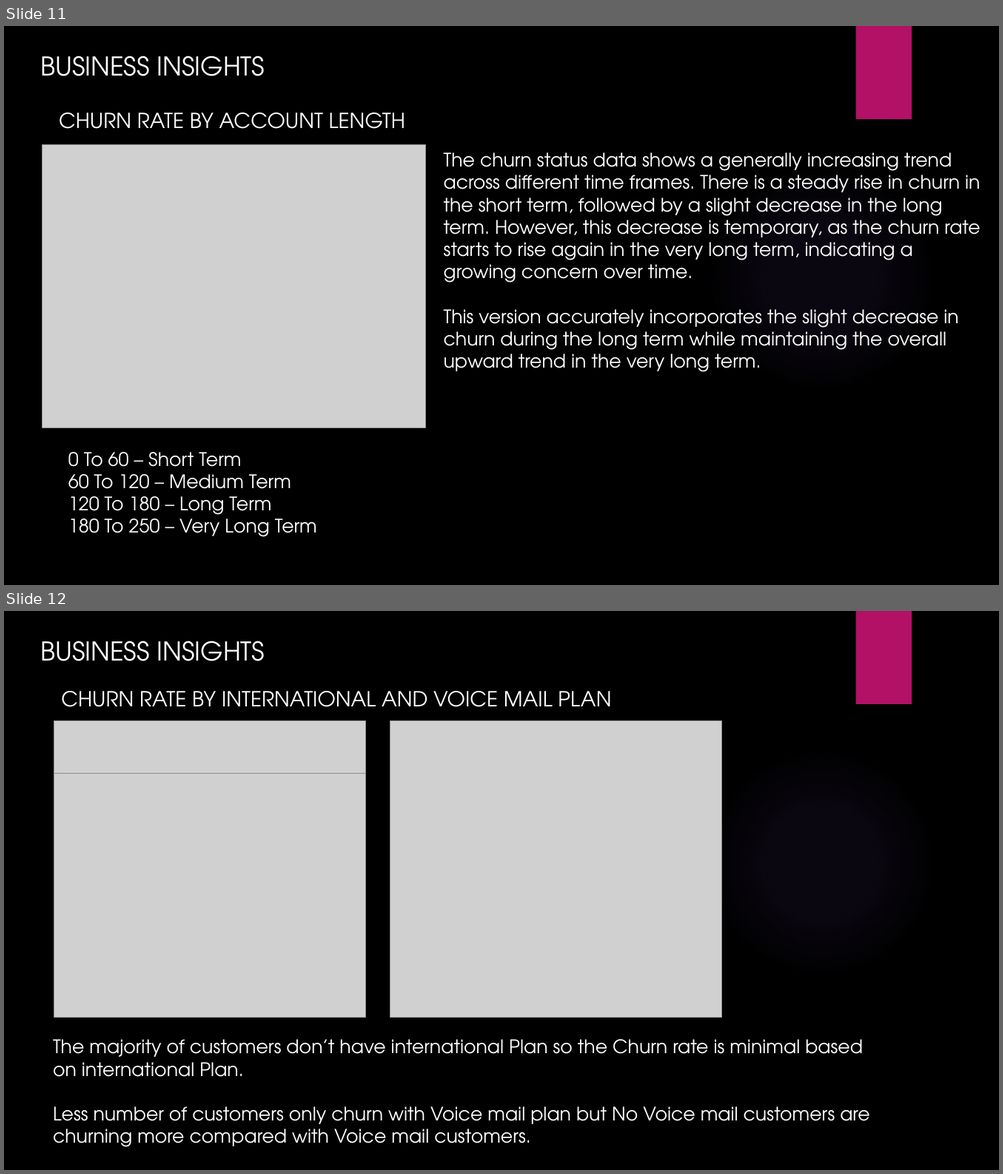
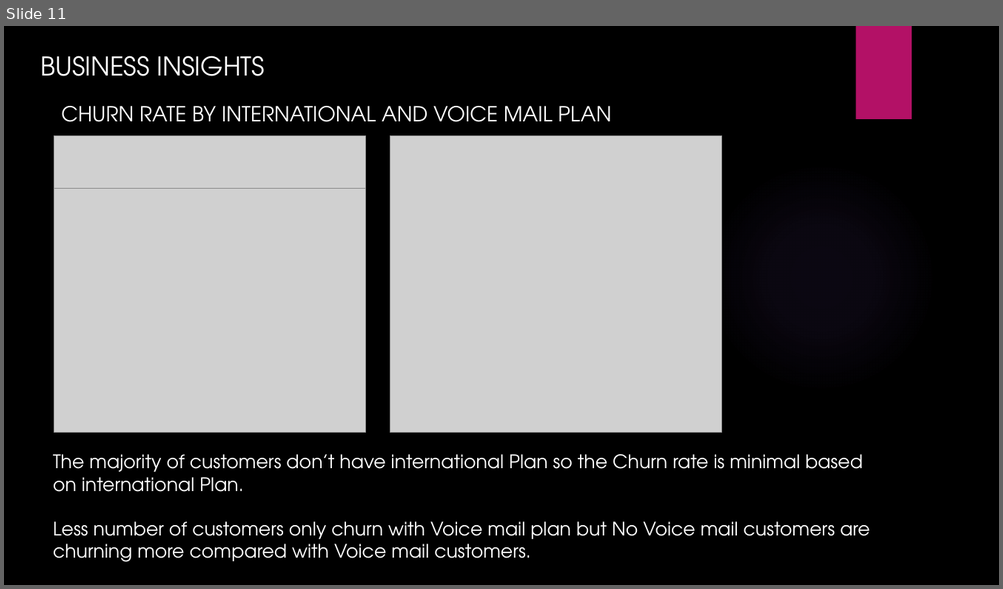
Before and after one commit to MariaBurke-sal/Telecom-Churn, a slide deck: Analyzing Telecom Churn Data for Business Insights and.pptx. Shown one above the other, each under a label of ours: slides 11 and 12 before the commit, slide 11 after it. The pictures are 1003x1174 and 1003x589 pixels, drawn with LibreOffice and Linux fonts; fonts in the diff are those of the drawing; grey boxes stand for pictures; background and template pictures are left out. Boxes give left, top, right and bottom in pixels: in the first picture for what was removed or moved away, otherwise in the second. Text is boxed around its words. In the diff, an @@ line names an element or a change of style, - is before the commit and + after.

```diff
--- a/Analyzing Telecom Churn Data for Business Insights and.pptx
+++ b/Analyzing Telecom Churn Data for Business Insights and.pptx
@@ slide 11 removed at box(4, 26, 999, 585), background picture (left out); not listed: 2 template elements that a slide beside it also shows @@
@@ text removed at box(40, 56, 264, 76) @@
-BUSINESS INSIGHTS
@@ text removed at box(59, 113, 405, 129) @@
-CHURN RATE BY ACCOUNT LENGTH
@@ picture removed at box(42, 144, 426, 428) @@
@@ text removed at box(444, 153, 979, 372) @@
-The churn status data shows a generally increasing trend across different time frames. There is a steady rise in churn in the short term, followed by a slight decrease in the long term. However, this decrease is temporary, as the churn rate starts to rise again in the very long term, indicating a growing concern over time.
-This version accurately incorporates the slight decrease in churn during the long term while maintaining the overall upward trend in the very long term.
@@ text removed at box(68, 452, 317, 537) @@
-0 To 60 – Short Term
-60 To 120 – Medium Term
-120 To 180 – Long Term
-180 To 250 – Very Long Term
@@ what was slide 12 is now slide 11 @@
```
Also in this commit, not shown: 9 slides changed.
